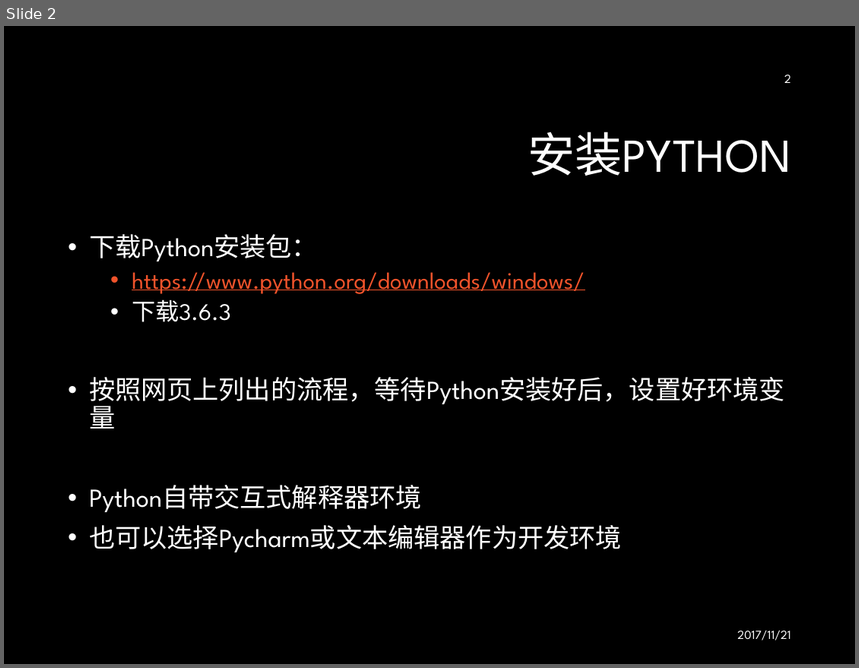
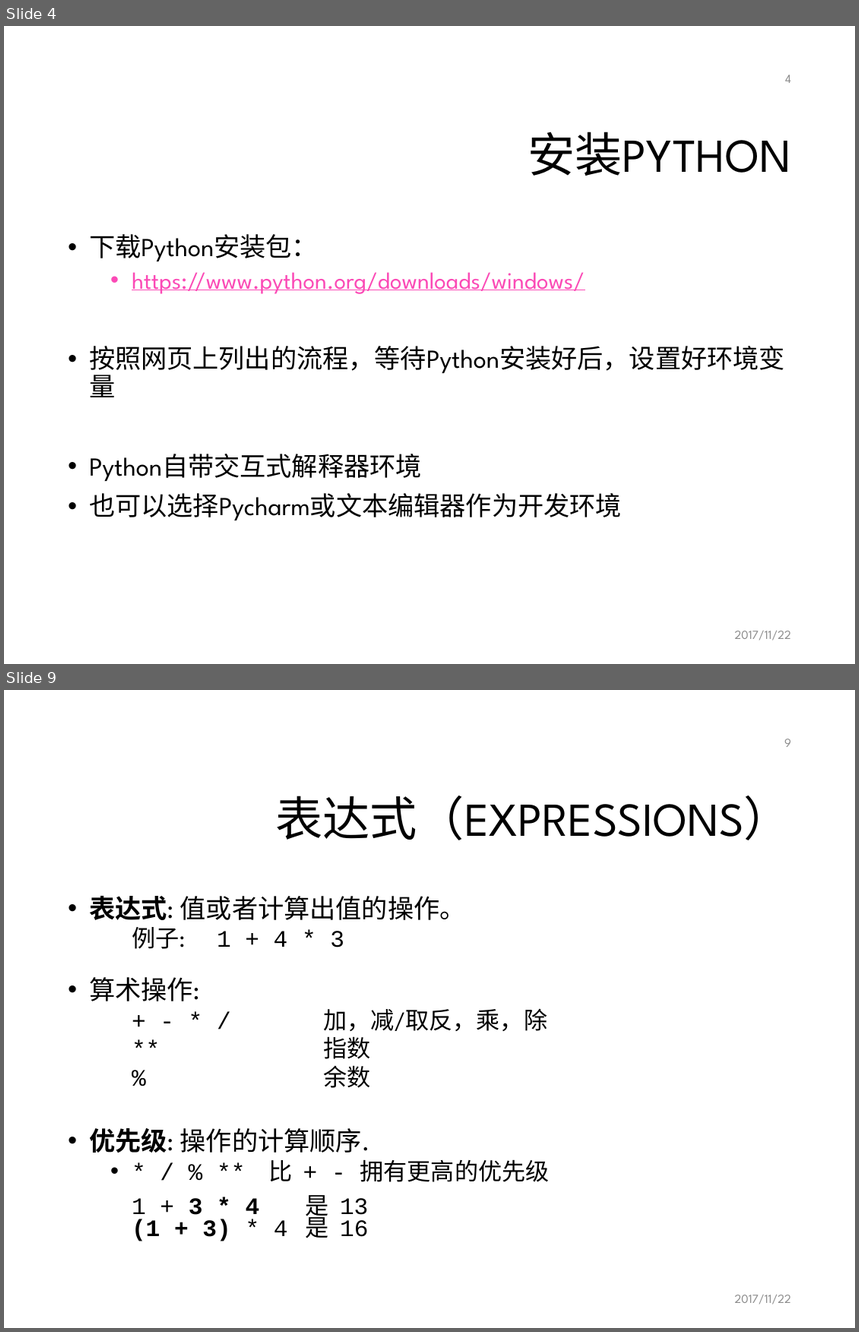
Before and after one commit to mcai/PythonTraining, a slide deck: intro_python_programming.pptx. Shown one above the other, each under a label of ours: slide 2 before the commit, slides 4 and 9 after it; the slides between them are not shown. The pictures are 859x668 and 859x1332 pixels, drawn with LibreOffice and Linux fonts; fonts in the diff are those of the drawing; background and template pictures are left out. Boxes give left, top, right and bottom in pixels: in the first picture for what was removed or moved away, otherwise in the second. Text is boxed around its words. In the diff, an @@ line names an element or a change of style, - is before the commit and + after.

```diff
--- a/intro_python_programming.pptx
+++ b/intro_python_programming.pptx
@@ slide 9 added at <box>4,690,855,1328</box>, background #FFFFFF @@
@@ page number added at <box>785,739,791,747</box>, 10.5 pt, text #8C8C8C @@
+9
@@ title added at <box>275,796,791,840</box>, 40 pt, text #000000 @@
+表达式（EXPRESSIONS）
@@ text added at <box>89,896,550,1242</box>, 20 pt, text #000000 @@
+• 表达式: 值或者计算出值的操作。
+  例子: 1 + 4 * 3
+• 算术操作:
+  • + - * / 加，减/取反，乘，除
+  • ** 指数
+  • % 余数
+• 优先级: 操作的计算顺序.
+  • * / % ** 比 + - 拥有更高的优先级
+    1 + 3 * 4 是 13
+    (1 + 3) * 4 是 16
@@ text added at <box>735,1295,791,1305</box>, 10.5 pt, text #8C8C8C @@
+2017/11/22
@@ what was slide 2 is now slide 4 @@
@@ slide 4 changed as well @@
@@ background #000000 to #FFFFFF @@
@@ page number at <box>785,75,791,83</box>: text changed; text colour #FFFFFF to #8C8C8C @@
-2
+4
@@ title "安装PYTHON" at <box>528,132,791,176</box>: text colour #FFFFFF to #000000 @@
@@ text "下载Python安装包：" at <box>89,234,785,521</box>: text colour #FFFFFF to #000000 in "下载Python安装包：", "按照网页上列出的流程，等待Python安装好后，设置好环境变量", "Python自带交互式解释器环境", "也可以选择Pycharm或文本编辑器作为开发环境"; text colour #F0532B to #FB4AB6 in "https://www.python.org/downloads/windows/" @@
@@ text at <box>132,300,231,322</box>: paragraph removed @@
-  • 下载3.6.3
@@ text at <box>735,631,791,641</box>: text changed; text colour #FFFFFF to #8C8C8C @@
-2017/11/21
+2017/11/22
```
Also in this commit, not shown: 1 other slide changed, 23 other slides added.
